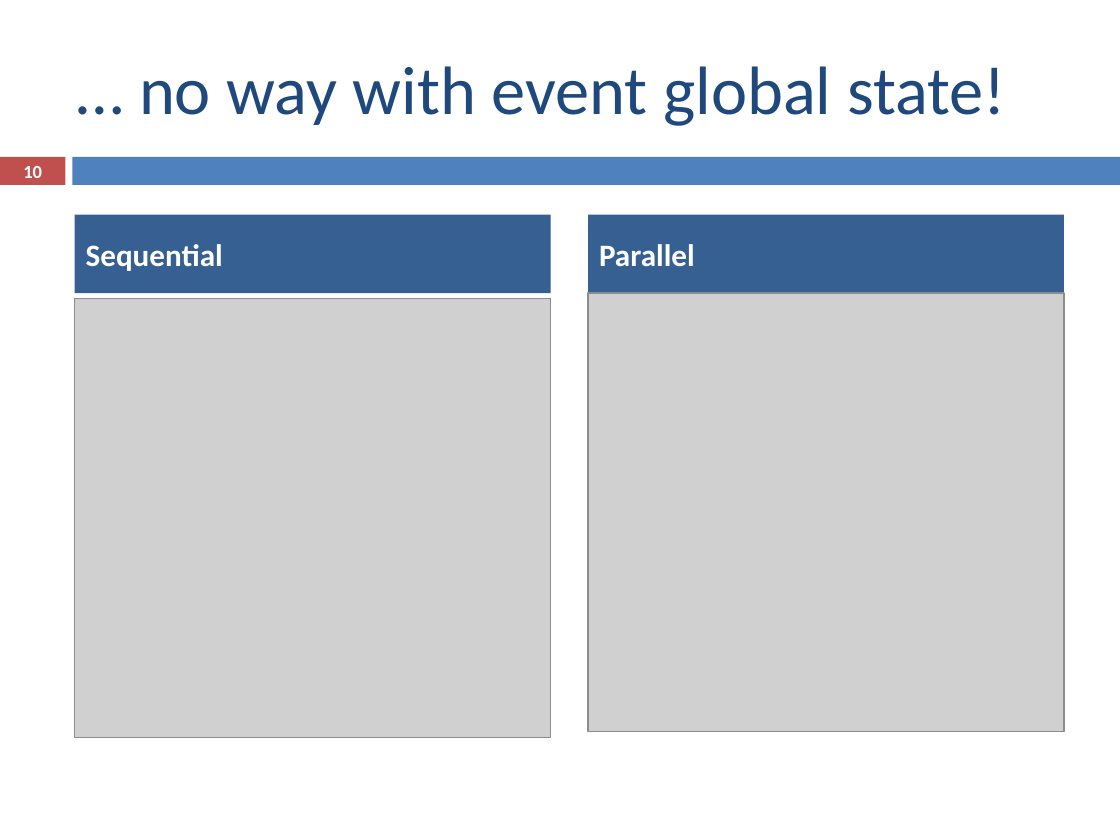
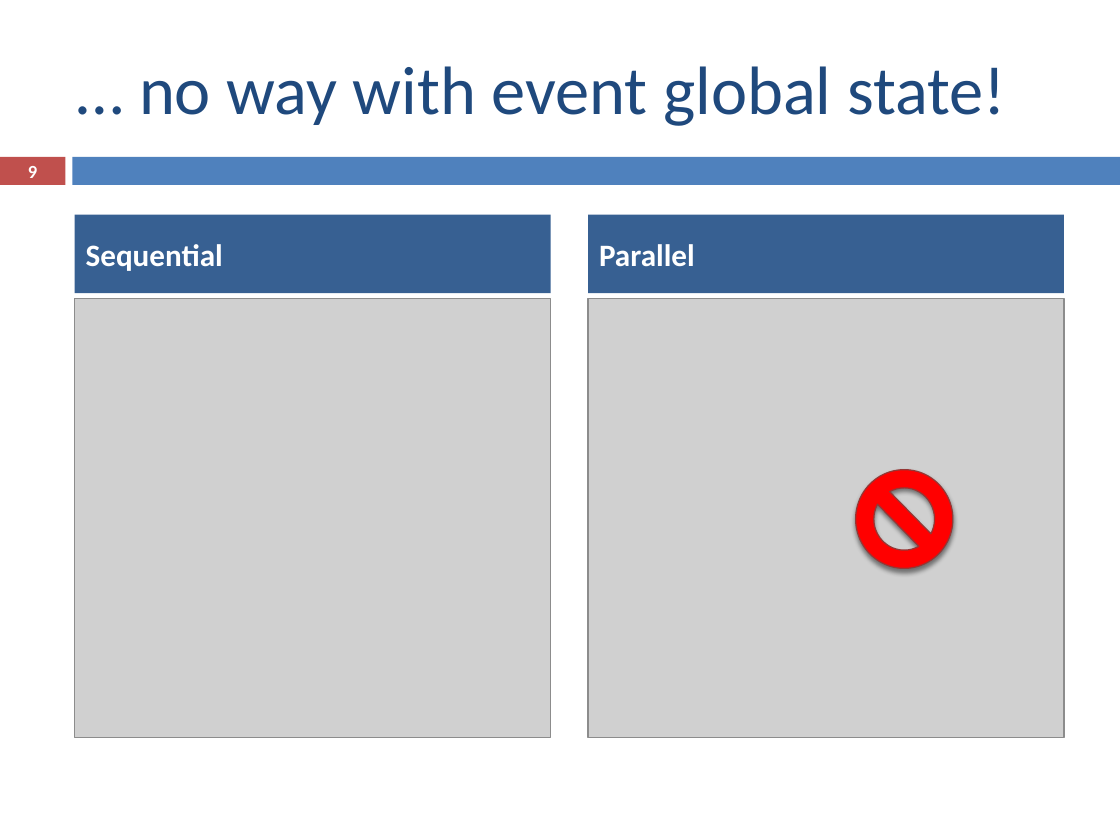
Before and after one commit to ampereira/mscthesis-liptool, a slide deck: slide 9 of doc/partial presentation/partial_presentation.pptx (slide 10 before the commit). Drawn at 1120x840 pixels with LibreOffice and Linux fonts; fonts in the diff are those of the drawing; grey boxes stand for pictures. Boxes give left, top, right and bottom in pixels: in the first picture for what was removed or moved away, otherwise in the second. Text is boxed around its words. In the diff, an @@ line names an element or a change of style, - is before the commit and + after.

```diff
--- a/doc/partial presentation/partial_presentation.pptx
+++ b/doc/partial presentation/partial_presentation.pptx
@@ page number at bbox=[28, 166, 37, 178]: text changed @@
-10
+9
@@ picture: place and size @@
-picture at bbox=[588, 293, 1064, 732]
+picture at bbox=[588, 299, 1064, 738]
@@ no-entry sign added at bbox=[856, 469, 953, 568], fill #FF0000, outline #953735 0.79 pt @@
```
Also in this commit, not shown: 7 other slides changed, 1 slide added, 1 slide removed, 12 other files.
